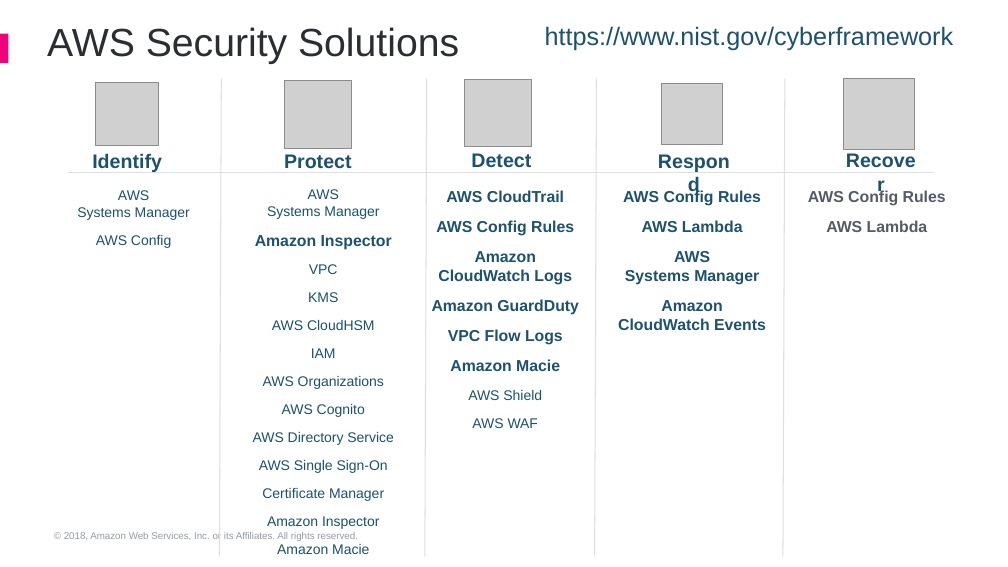
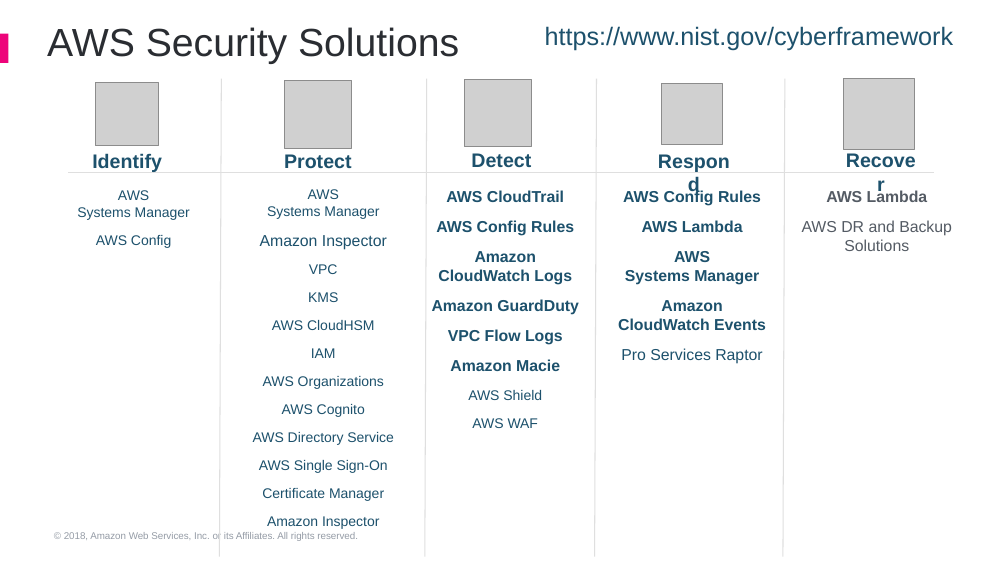
Before and after one commit to robnolen/aws-security-workshops, a slide deck: slide 10 of threat-detection-wksp/presentations/threat-detection-wksp-module2-presentation.pptx (slide 11 before the commit). Drawn at 1008x567 pixels with LibreOffice and Linux fonts; fonts in the diff are those of the drawing; grey boxes stand for pictures; background and template pictures are left out. Boxes give left, top, right and bottom in pixels: in the first picture for what was removed or moved away, otherwise in the second. Text is boxed around its words. In the diff, an @@ line names an element or a change of style, - is before the commit and + after.

```diff
--- a/threat-detection-wksp/presentations/threat-detection-wksp-module2-presentation.pptx
+++ b/threat-detection-wksp/presentations/threat-detection-wksp-module2-presentation.pptx
@@ text at (x1=808, y1=189, x2=946, y2=206): paragraph removed @@
-AWS Config Rules
@@ text at (x1=260, y1=235, x2=387, y2=250): bold off in "Amazon Inspector" @@
@@ text at (x1=802, y1=220, x2=952, y2=251): paragraph added @@
+AWS DR and Backup Solutions
@@ text at (x1=621, y1=348, x2=762, y2=364): paragraph added @@
+Pro Services Raptor
@@ text at (x1=277, y1=544, x2=369, y2=554): paragraph removed @@
-Amazon Macie
```
Also in this commit, not shown: 12 other slides changed, 1 slide removed, 2 other files.
